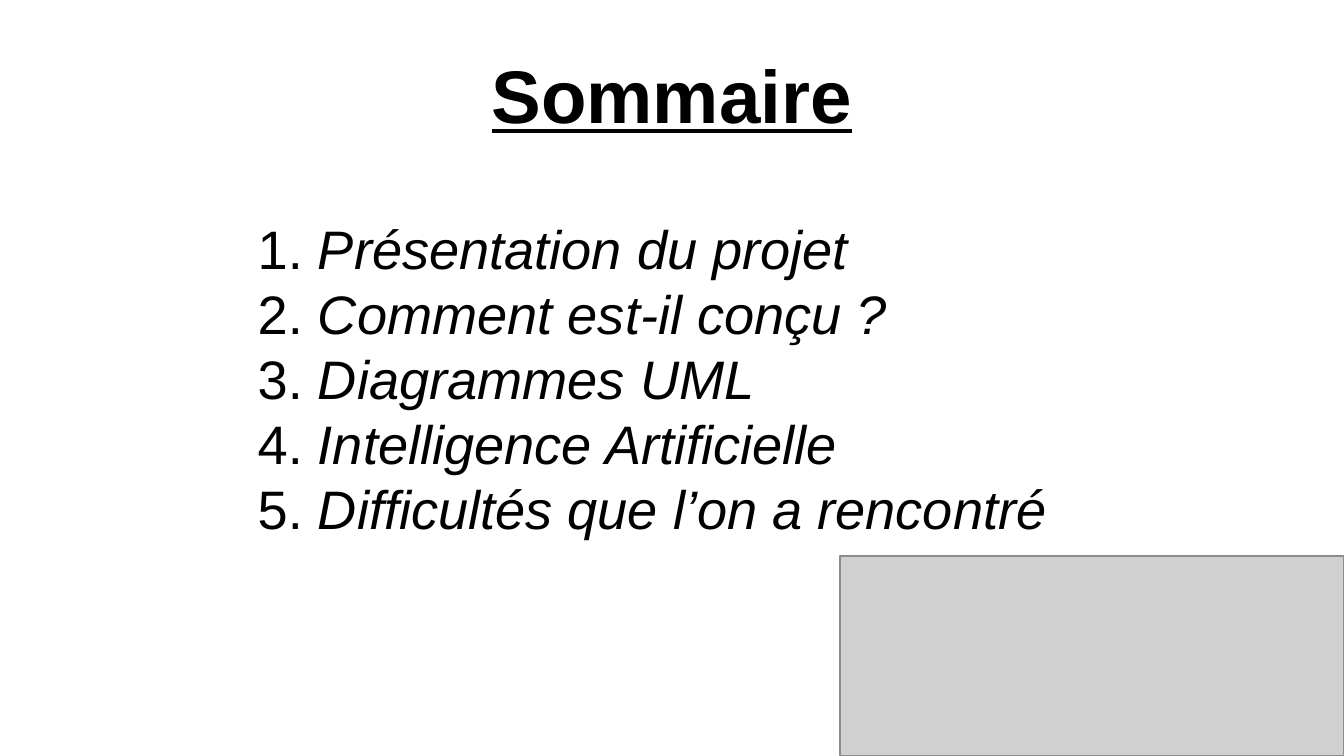
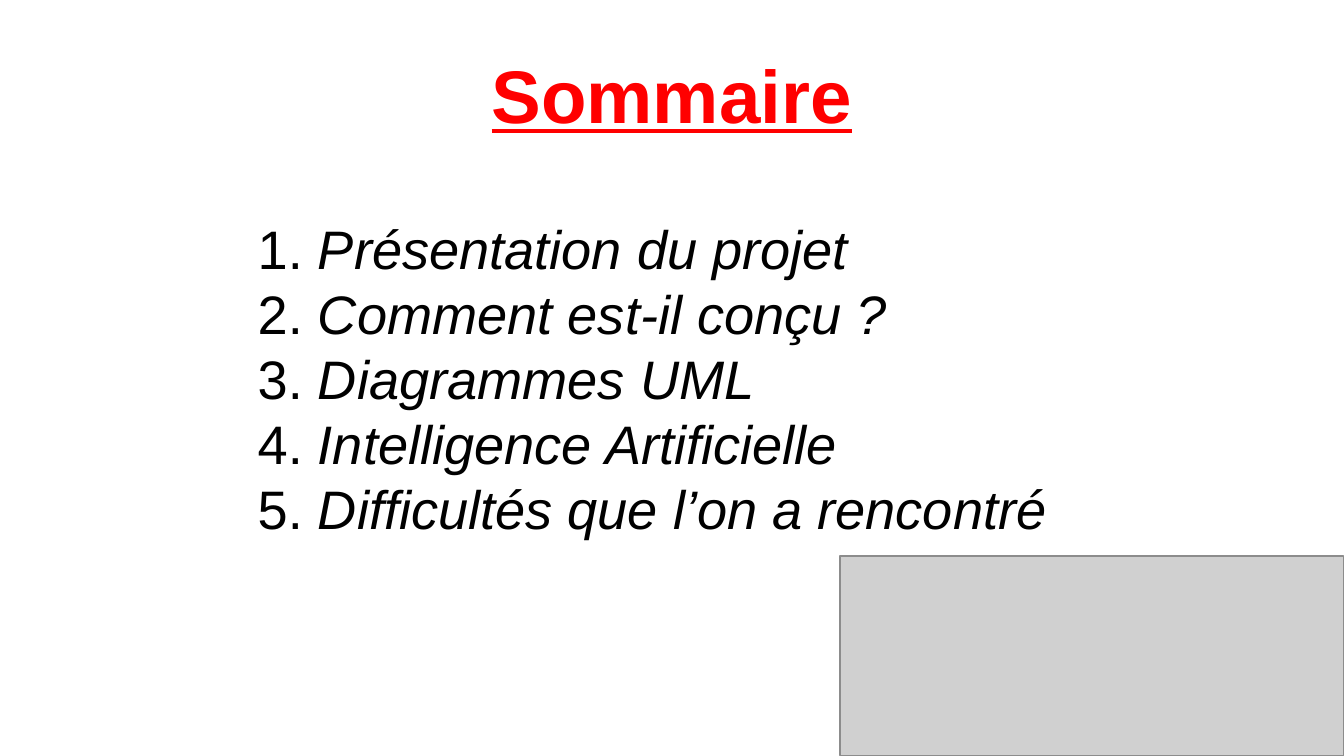
Before and after one commit to Noahrng/Projet_IA_Chess, a slide deck: slide 2 of diapo/projetIACHESS.odp. Drawn at 1344x756 pixels with LibreOffice and Linux fonts; fonts in the diff are those of the drawing; grey boxes stand for pictures. Boxes give left, top, right and bottom in pixels: in the first picture for what was removed or moved away, otherwise in the second. Text is boxed around its words. In the diff, an @@ line names an element or a change of style, - is before the commit and + after.

```diff
--- a/diapo/projetIACHESS.odp
+++ b/diapo/projetIACHESS.odp
@@ title "Sommaire" at [492,69,852,133]: text colour #000000 to #FF0000 @@
```
Also in this commit, not shown: 5 other slides changed, 1 other file.
